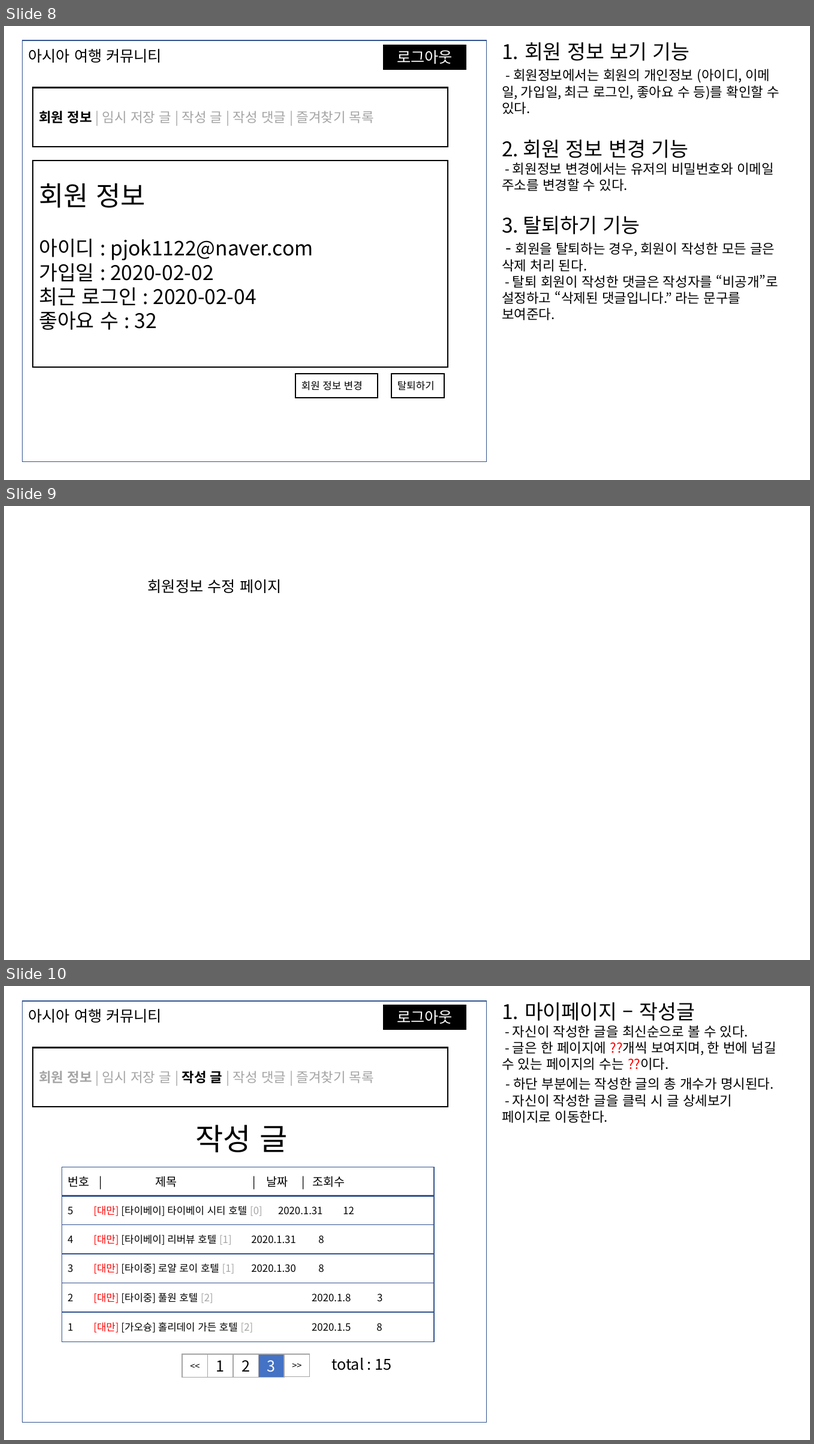
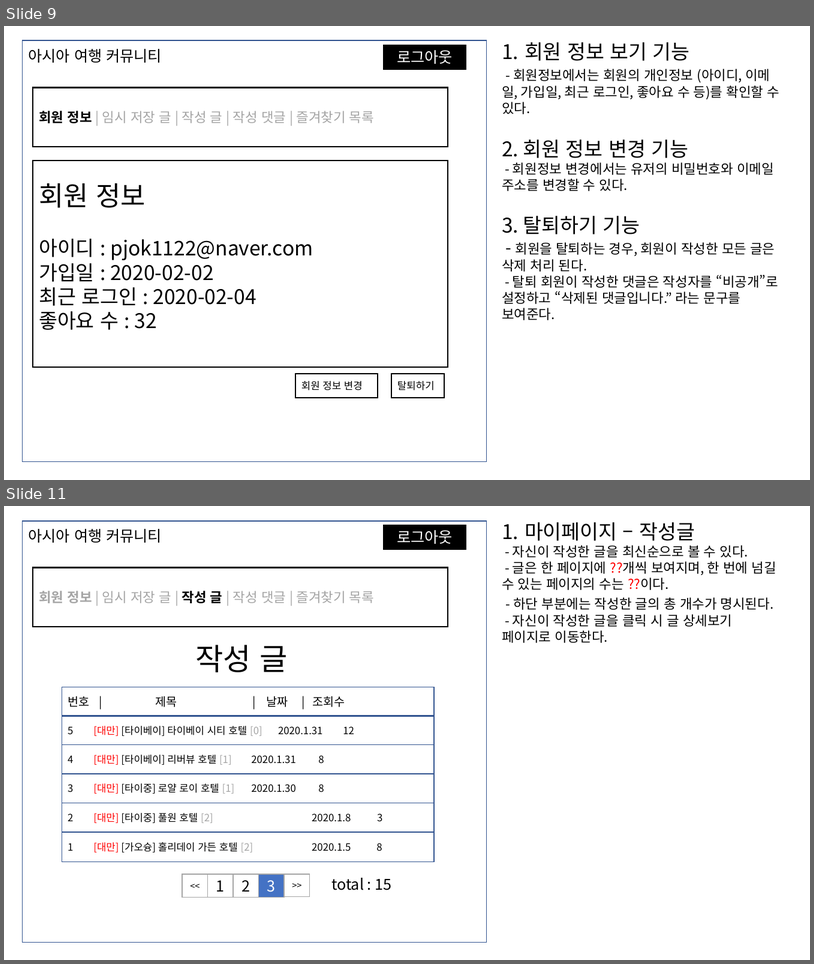
Before and after one commit to pjok1122/travel-community, a slide deck: 화면 기획서.pptx. Shown one above the other, each under a label of ours: slides 8, 9 and 10 before the commit, slides 9 and 11 after it; the slides between them are not shown. The pictures are 814x1444 and 814x964 pixels, drawn with LibreOffice and Linux fonts; fonts in the diff are those of the drawing. Boxes give left, top, right and bottom in pixels: in the first picture for what was removed or moved away, otherwise in the second. Text is boxed around its words. In the diff, an @@ line names an element or a change of style, - is before the commit and + after.

```diff
--- a/화면 기획서.pptx
+++ b/화면 기획서.pptx
@@ slide 9 removed at box(4, 506, 810, 960), background #FFFFFF @@
@@ text removed at box(148, 579, 282, 593) @@
-회원정보 수정 페이지
@@ what was slide 8 is now slide 9 @@
@@ what was slide 10 is now slide 11 @@
```
Also in this commit, not shown: 2 slides added.
